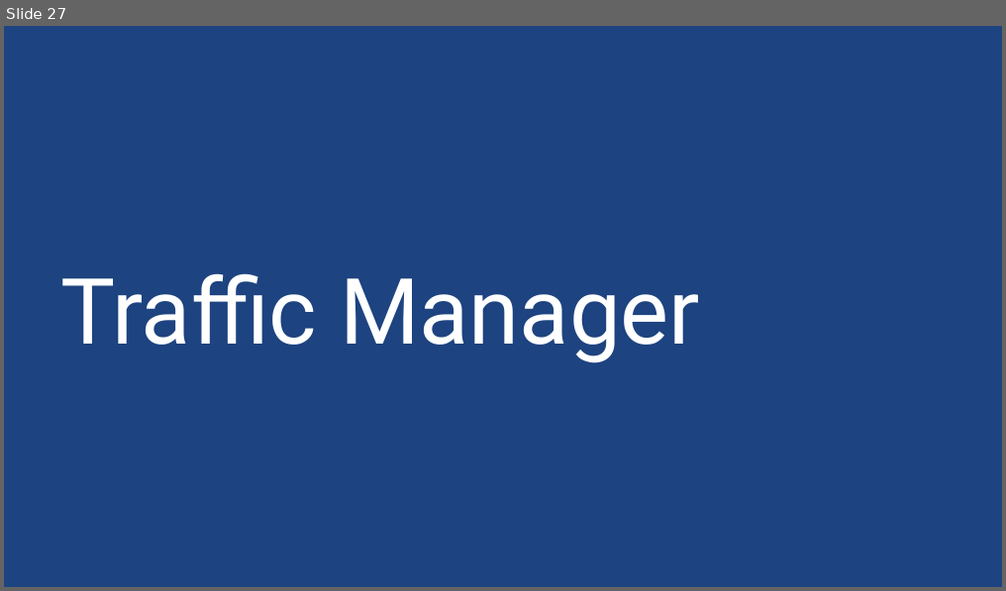
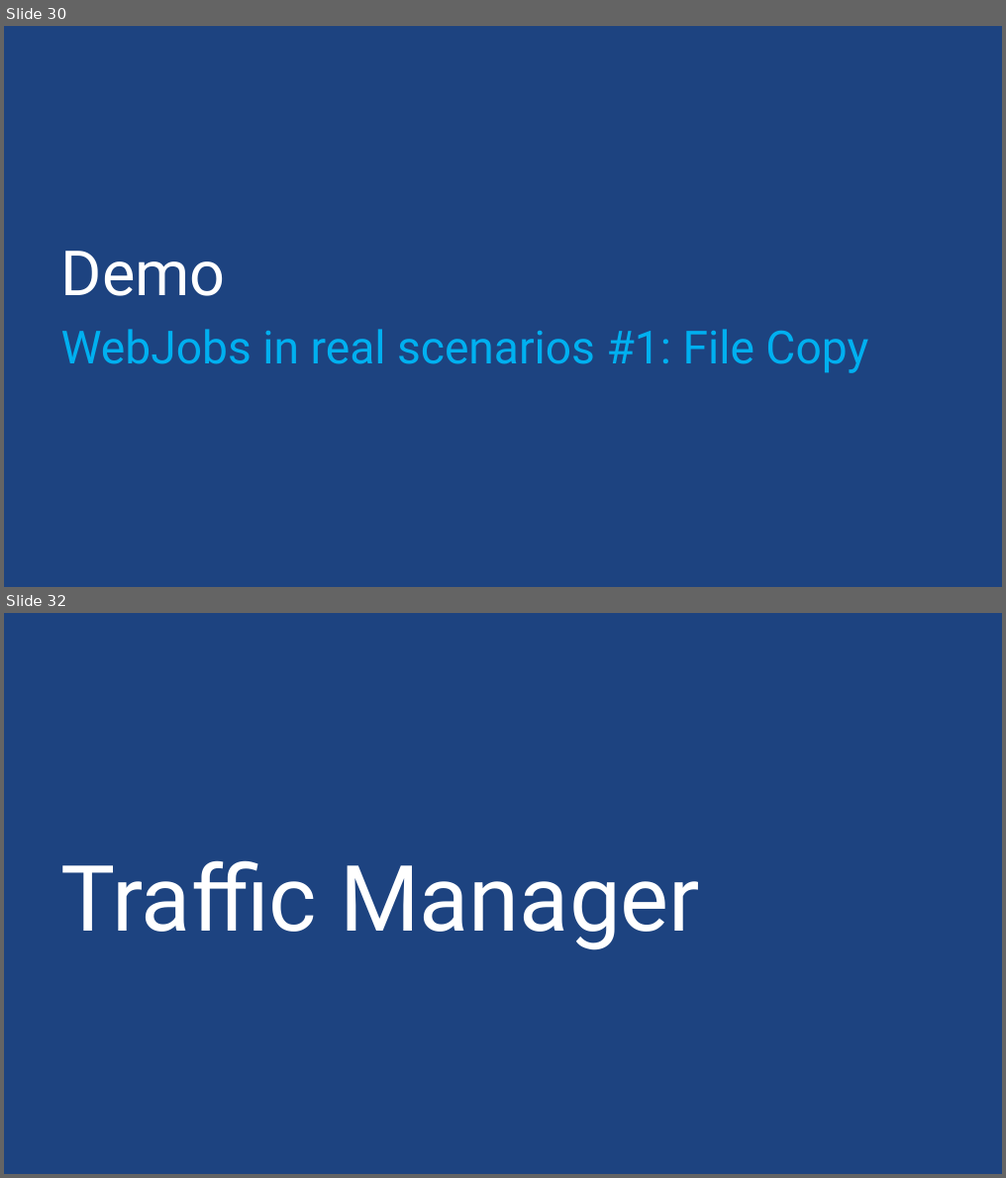
Before and after one commit to sack212/BasicAzureCamp, a slide deck: Web/Web.pptx. Shown one above the other, each under a label of ours: slide 27 before the commit, slides 30 and 32 after it; the slides between them are not shown. The pictures are 1006x591 and 1006x1178 pixels, drawn with LibreOffice and Linux fonts; fonts in the diff are those of the drawing; background and template pictures are left out. Boxes give left, top, right and bottom in pixels: in the first picture for what was removed or moved away, otherwise in the second. Text is boxed around its words. In the diff, an @@ line names an element or a change of style, - is before the commit and + after.

```diff
--- a/Web/Web.pptx
+++ b/Web/Web.pptx
@@ slide 30 added at <box>4,26,1002,587</box>, background picture (left out) @@
@@ title added at <box>61,251,226,296</box>, 60 pt, text #FFFFFF @@
+Demo
@@ subtitle added at <box>61,329,868,373</box>, 44 pt, text #00B0F0 @@
+WebJobs in real scenarios #1: File Copy
@@ what was slide 27 is now slide 32 @@
```
Also in this commit, not shown: 11 slides changed, 6 other slides added, 7 other files.
